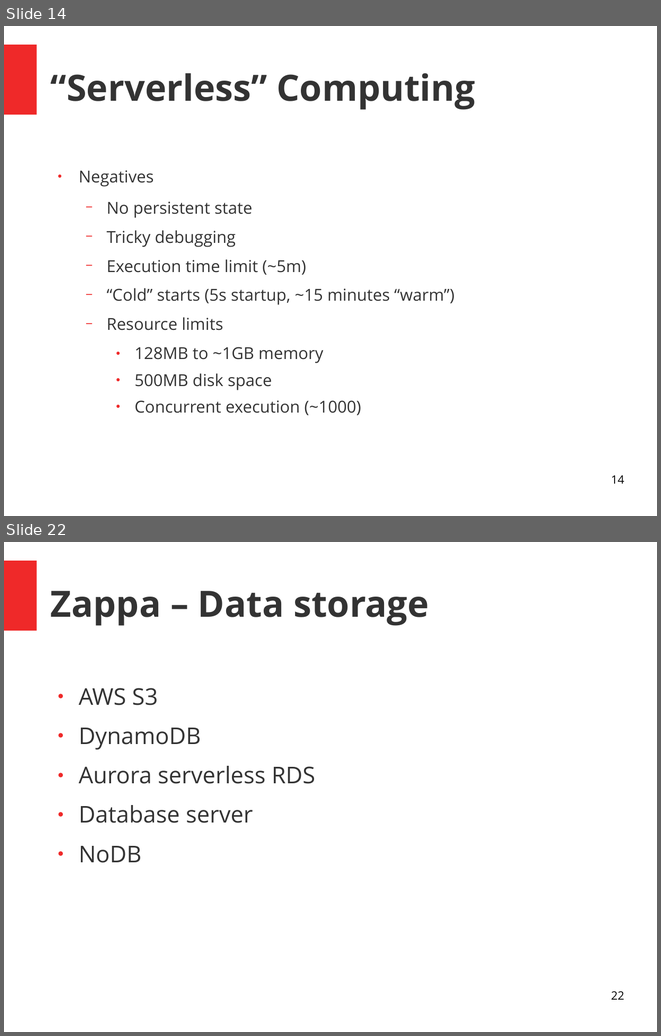
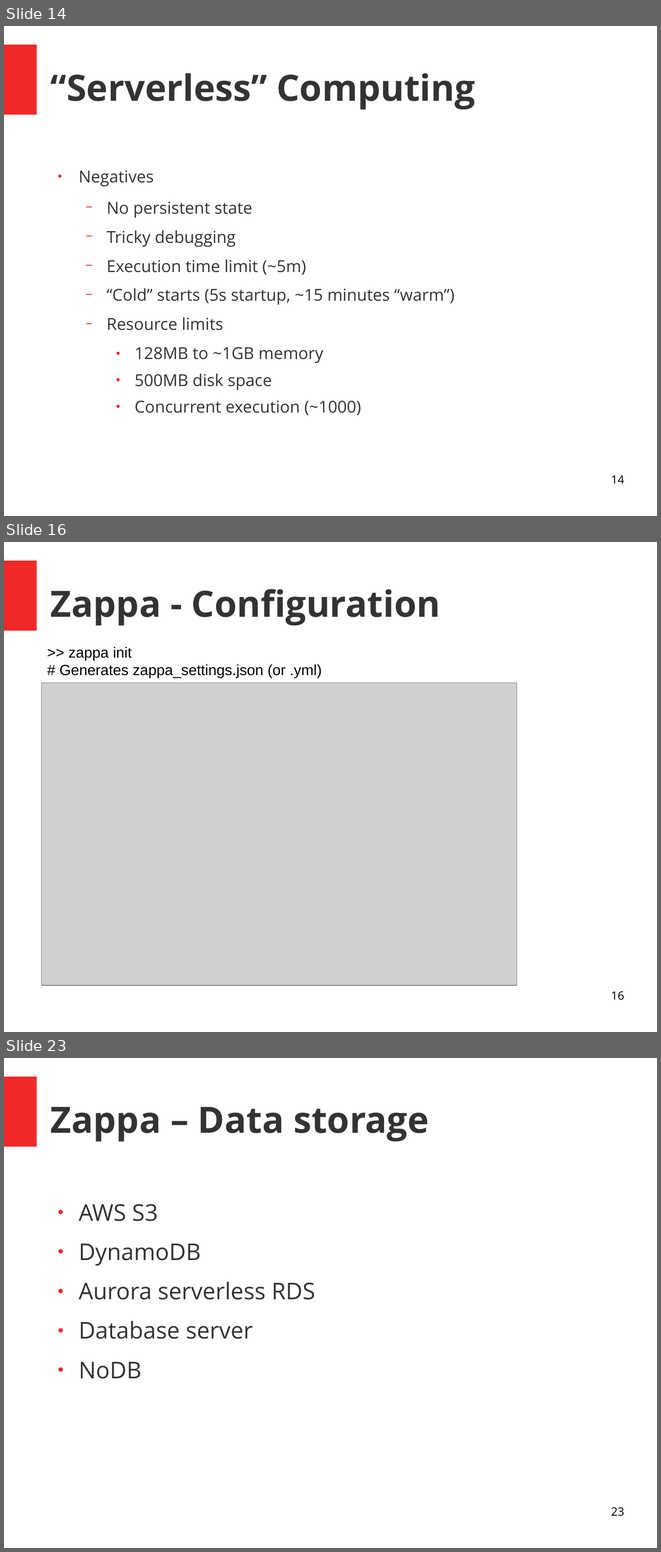
Before and after one commit to MattSegal/zappa-talk, a slide deck: presentation.odp. Shown one above the other, each under a label of ours: slides 14 and 22 before the commit, slides 14, 16 and 23 after it; the slides between them are not shown. The pictures are 661x1036 and 661x1552 pixels, drawn with LibreOffice and Linux fonts; fonts in the diff are those of the drawing; grey boxes stand for pictures. Boxes give left, top, right and bottom in pixels: in the first picture for what was removed or moved away, otherwise in the second. Text is boxed around its words. In the diff, an @@ line names an element or a change of style, - is before the commit and + after.

```diff
--- a/presentation.odp
+++ b/presentation.odp
@@ slide 16 added at (4, 542, 657, 1032), background #FFFFFF; not listed: 1 template element that a slide beside it also shows @@
@@ title added at (51, 589, 441, 626), 44 pt, text #333333, bold @@
+Zappa - Configuration
@@ text added at (60, 646, 321, 678), 18 pt, text #000000 @@
+>> zappa init
+# Generates zappa_settings.json (or .yml)
@@ picture added at (41, 683, 517, 985) @@
@@ page number added at (611, 991, 624, 1000), 14 pt, text #000000 @@
+16
@@ what was slide 22 is now slide 23 @@
@@ page number at (611, 1507, 624, 1516): text changed @@
-22
+23
```
Also in this commit, not shown: 10 slides changed, 4 other slides added, 5 slides removed, 1 other file.
